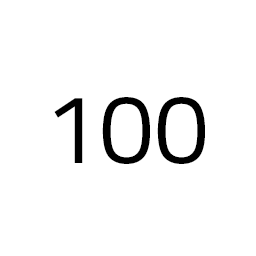
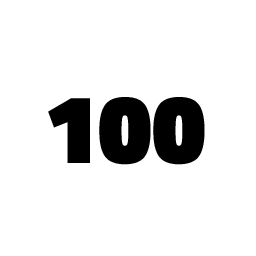
Layer changes from the first 256 × 256 image to the second:
painted on "100" over 48, 97, 205, 165
hid "Rounded Rectangle 1" over 48, 97, 205, 165
